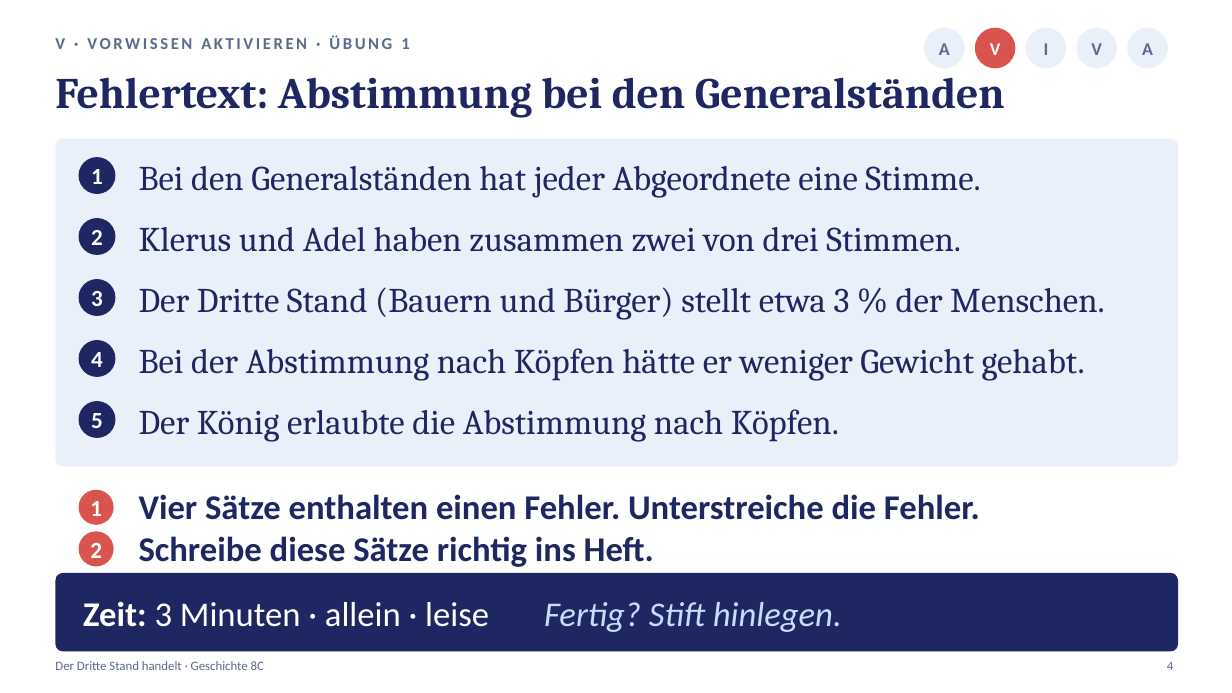
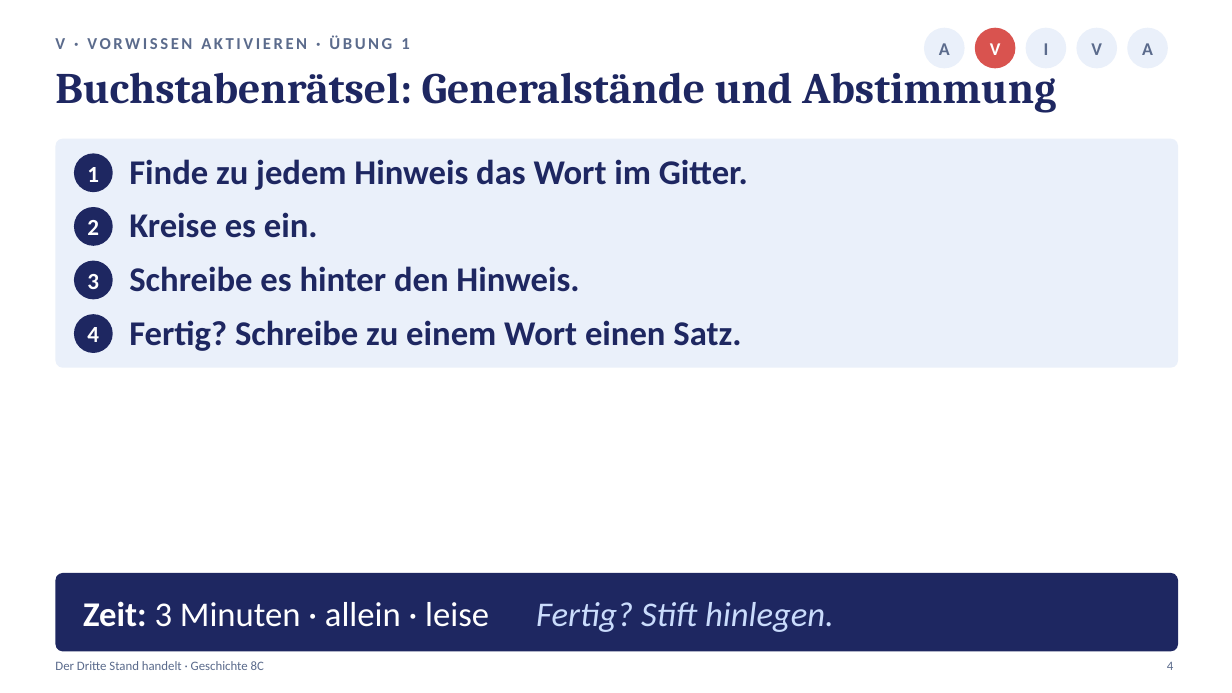
Before and after one commit to golzkonstantin-gif/Schule, a slide deck: slide 4 of Geschichte_8/Stunde2_Nationalversammlung/Praesentation_Stunde2_Nationalversammlung.pptx. Drawn at 1232x693 pixels with LibreOffice and Linux fonts; fonts in the diff are those of the drawing. Boxes give left, top, right and bottom in pixels: in the first picture for what was removed or moved away, otherwise in the second. Text is boxed around its words. In the diff, an @@ line names an element or a change of style, - is before the commit and + after.

```diff
--- a/Geschichte_8/Stunde2_Nationalversammlung/Praesentation_Stunde2_Nationalversammlung.pptx
+++ b/Geschichte_8/Stunde2_Nationalversammlung/Praesentation_Stunde2_Nationalversammlung.pptx
@@ text at [55, 63, 1056, 113]: text changed @@
-Fehlertext: Abstimmung bei den Generalständen
+Buchstabenrätsel: Generalstände und Abstimmung
@@ rounded rectangle: place and size @@
-rounded rectangle at [55, 139, 1178, 467]
+rounded rectangle at [55, 139, 1178, 368]
@@ rounded rectangle at [55, 139, 1178, 368]: proportions changed @@
@@ text "1": place and size @@
-text "1" at [91, 169, 103, 184]
+text "1" at [87, 167, 99, 182]
@@ ellipse: place and size @@
-ellipse at [79, 157, 116, 194]
+ellipse at [74, 153, 113, 192]
@@ text added at [129, 159, 748, 190], 27 pt, text #1E2761, bold @@
+Finde zu jedem Hinweis das Wort im Gitter.
@@ text removed at [139, 166, 980, 198] @@
-Bei den Generalständen hat jeder Abgeordnete eine Stimme.
@@ text "2": place and size @@
-text "2" at [91, 230, 103, 245]
+text "2" at [87, 220, 99, 235]
@@ ellipse: place and size @@
-ellipse at [79, 218, 116, 255]
+ellipse at [74, 207, 113, 246]
@@ text added at [129, 212, 318, 238], 27 pt, text #1E2761, bold @@
+Kreise es ein.
@@ text removed at [139, 227, 961, 252] @@
-Klerus und Adel haben zusammen zwei von drei Stimmen.
@@ text "3": place and size @@
-text "3" at [91, 291, 103, 306]
+text "3" at [87, 274, 99, 289]
@@ ellipse: place and size @@
-ellipse at [79, 279, 116, 316]
+ellipse at [74, 261, 113, 299]
@@ text added at [129, 266, 579, 292], 27 pt, text #1E2761, bold @@
+Schreibe es hinter den Hinweis.
@@ text removed at [139, 287, 1105, 320] @@
-Der Dritte Stand (Bauern und Bürger) stellt etwa 3 % der Menschen.
@@ text "4": place and size @@
-text "4" at [91, 352, 103, 367]
+text "4" at [87, 327, 99, 342]
@@ ellipse: place and size @@
-ellipse at [79, 340, 116, 377]
+ellipse at [74, 314, 113, 353]
@@ text added at [129, 320, 741, 351], 27 pt, text #1E2761, bold @@
+Fertig? Schreibe zu einem Wort einen Satz.
@@ text removed at [139, 348, 1085, 381] @@
-Bei der Abstimmung nach Köpfen hätte er weniger Gewicht gehabt.
@@ ellipse removed at [79, 401, 116, 438] @@
@@ text removed at [91, 413, 103, 428] @@
-5
@@ text removed at [139, 409, 839, 442] @@
-Der König erlaubte die Abstimmung nach Köpfen.
@@ ellipse removed at [79, 490, 114, 525] @@
@@ text removed at [90, 501, 102, 516] @@
-1
@@ text removed at [139, 494, 980, 520] @@
-Vier Sätze enthalten einen Fehler. Unterstreiche die Fehler.
@@ ellipse removed at [79, 531, 114, 567] @@
@@ text removed at [139, 536, 654, 567] @@
-Schreibe diese Sätze richtig ins Heft.
@@ text removed at [90, 543, 102, 558] @@
-2
@@ text "Zeit: 3 Minuten · allein ..." rewrapped from [83, 601, 842, 632] to [83, 601, 834, 632] @@
```
Also in this commit, not shown: 1 other slide changed, 12 other files.
